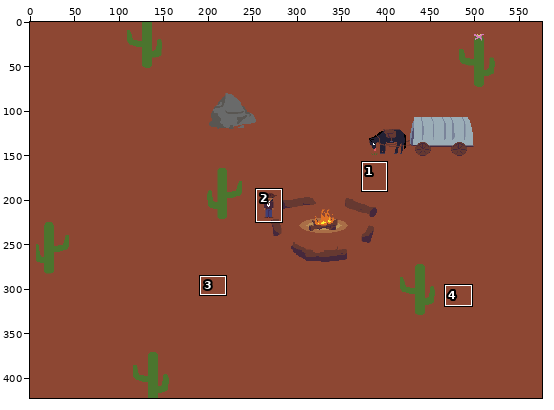
Two versions of one pixel-art file, Map-Night.aseprite. Above, an overview of the earlier version with the close-up marked.
Close-up. The starting point:
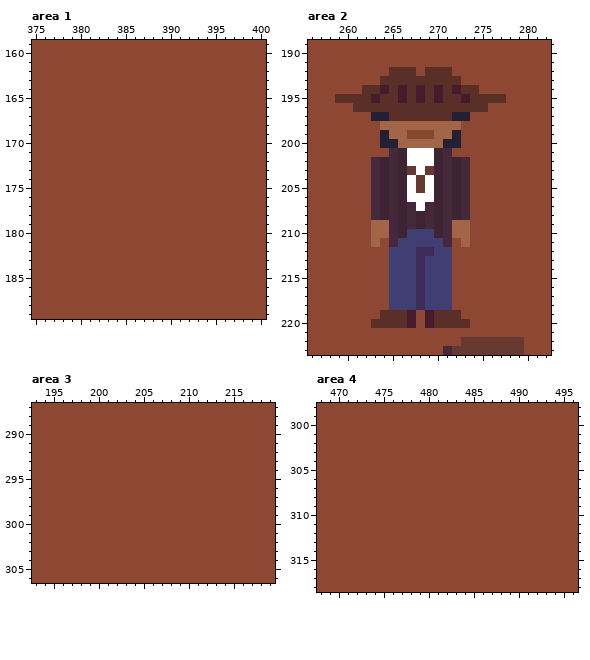
576x423 pixels, 1 frame. Shown: area 1: x 375..400, y 159..189; area 2: x 256..282, y 189..223; area 3: x 193..219, y 287..306; area 4: x 468..496, y 298..318. The commit also changed other parts of the picture, which this record leaves out.
After the commit:
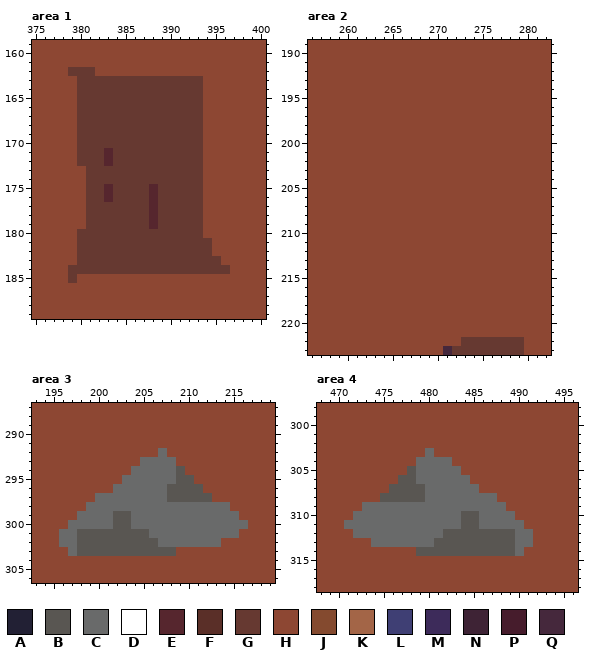
Palette (. is transparent): A #222034  B #595652  C #696a6a  D #ffffff  E #56262e  F #5a2f28  G #663931  H #8d4733  J #844a2f  K #a36547  L #3f3f74  M #3d2b5a  N #3e2335  P #461c2c  Q #45283c
Diff:
layer "rocks" added
layer "sleeping bags top" added
layer "Silas Wainwritght" removed
Area 1, layer "sleeping bags top":
y 162: x 379..381 HHH -> GGG
y 163..170: x 380..393 HHHHHHHHHHHHHH -> GGGGGGGGGGGGGG
y 171..172: x 380..393 HHHHHHHHHHHHHH -> GGGEGGGGGGGGGG
y 173..174: x 381..393 HHHHHHHHHHHHH -> GGGGGGGGGGGGG
y 175..176: x 381..393 HHHHHHHHHHHHH -> GGEGGGGEGGGGG
y 177..179: x 381..393 HHHHHHHHHHHHH -> GGGGGGGEGGGGG
y 180: x 380..393 HHHHHHHHHHHHHH -> GGGGGGGGGGGGGG
y 181..182: x 380..394 HHHHHHHHHHHHHHH -> GGGGGGGGGGGGGGG
y 183: x 380..395 HHHHHHHHHHHHHHHH -> GGGGGGGGGGGGGGGG
y 184: x 379..396 HHHHHHHHHHHHHHHHHH -> GGGGGGGGGGGGGGGGGG
y 185: x 379 H -> G
Area 2:
y 192: x 265..267 FFF -> HHH; x 269..271 FFF -> HHH
y 193: x 264..272 FFFFFFFFF -> HHHHHHHHH
y 194: x 262..274 FFPFPFPFPFPFF -> HHHHHHHHHHHHH
y 195: x 259..277 FFFFPFFPFPFPFFPFFFF -> HHHHHHHHHHHHHHHHHHH
y 196: x 261..275 FFFFFFFFFFFFFFF -> HHHHHHHHHHHHHHH
y 197: x 263..273 AAFFFFFFFAA -> HHHHHHHHHHH
y 198: x 264..272 KKKKKKKKK -> HHHHHHHHH
y 199: x 264..272 AKKJJJKKA -> HHHHHHHHH
y 200: x 264..272 AAKKKKKAA -> HHHHHHHHH
y 201: x 265..271 QNDDDNQ -> HHHHHHH
y 202: x 263..273 QNQNDDDNQNQ -> HHHHHHHHHHH
y 203: x 263..273 QNQNGDGNQNQ -> HHHHHHHHHHH
y 204..205: x 263..273 QNQNDGDNQNQ -> HHHHHHHHHHH
y 206: x 263..273 QNQNDDDNQNQ -> HHHHHHHHHHH
y 207: x 263..273 QNQNQDQNQNQ -> HHHHHHHHHHH
y 208: x 263..273 QNQNQNQNQNQ -> HHHHHHHHHHH
y 209: x 263..273 KKQNQNQNQKK -> HHHHHHHHHHH
y 210: x 263..273 KKQNLLLNQKK -> HHHHHHHHHHH
y 211: x 263 K -> H; x 265..271 QLLLLLQ -> HHHHHHH; x 273 K -> H
y 212: x 265..271 LLLMMLL -> HHHHHHH
y 213..218: x 265..271 LLLMLLL -> HHHHHHH
y 219: x 264..267 FFFP -> HHHH; x 269..272 PFFF -> HHHH
y 220: x 263..267 FFFFP -> HHHHH; x 269..273 PFFFF -> HHHHH
Area 3, layer "rocks":
y 292: x 207 H -> C
y 293: x 205..208 HHHH -> CCCC
y 294: x 204..209 HHHHHH -> CCCCCB
y 295: x 203..210 HHHHHHHH -> CCCCCCBB
y 296: x 202..211 HHHHHHHHHH -> CCCCCCBBBB
y 297: x 200..212 HHHHHHHHHHHHH -> CCCCCCCCBBBBB
y 298: x 199..214 HHHHHHHHHHHHHHHH -> CCCCCCCCCCCCCCCC
y 299: x 198..215 HHHHHHHHHHHHHHHHHH -> CCCCBBCCCCCCCCCCCC
y 300: x 197..216 HHHHHHHHHHHHHHHHHHHH -> CCCCCBBCCCCCCCCCCCCC
y 301: x 196..215 HHHHHHHHHHHHHHHHHHHH -> CCBBBBBBBBCCCCCCCCCC
y 302: x 196..213 HHHHHHHHHHHHHHHHHH -> CCBBBBBBBBBCCCCCCC
y 303: x 197..208 HHHHHHHHHHHH -> CBBBBBBBBBBB
Area 4, layer "rocks":
y 303: x 480 H -> C
y 304: x 479..482 HHHH -> CCCC
y 305: x 478..483 HHHHHH -> BCCCCC
y 306: x 477..484 HHHHHHHH -> BBCCCCCC
y 307: x 476..485 HHHHHHHHHH -> BBBBCCCCCC
y 308: x 475..487 HHHHHHHHHHHHH -> BBBBBCCCCCCCC
y 309: x 473..488 HHHHHHHHHHHHHHHH -> CCCCCCCCCCCCCCCC
y 310: x 472..489 HHHHHHHHHHHHHHHHHH -> CCCCCCCCCCCCBBCCCC
y 311: x 471..490 HHHHHHHHHHHHHHHHHHHH -> CCCCCCCCCCCCCBBCCCCC
y 312: x 472..491 HHHHHHHHHHHHHHHHHHHH -> CCCCCCCCCCBBBBBBBBCC
y 313: x 474..491 HHHHHHHHHHHHHHHHHH -> CCCCCCCBBBBBBBBBCC
y 314: x 479..490 HHHHHHHHHHHH -> BBBBBBBBBBBC
